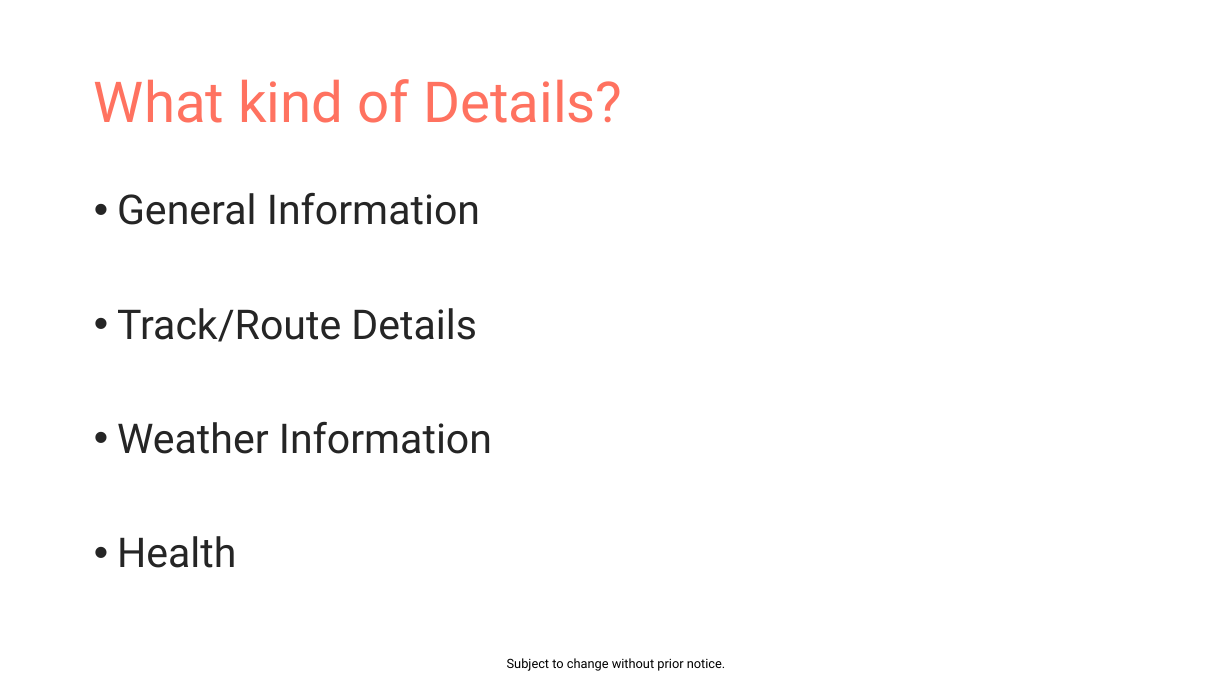
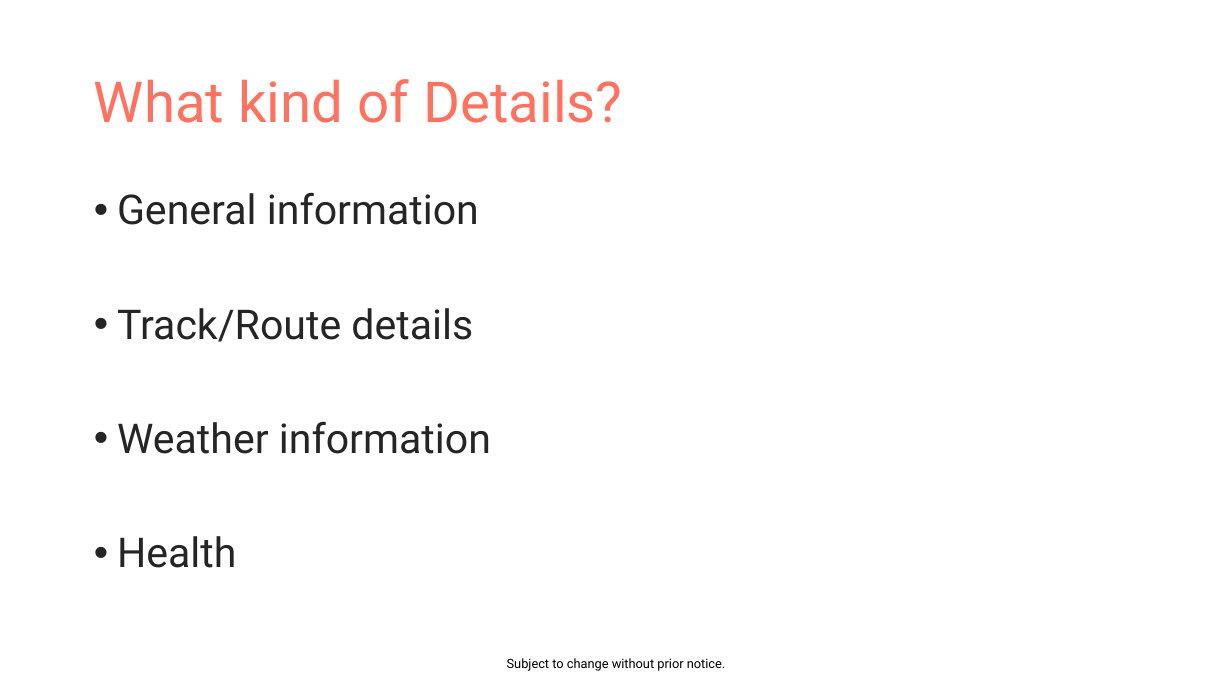
Before and after one commit to EvaJobst/MobileSports, a slide deck: slide 6 of Mountaineer.pptx. Drawn at 1232x693 pixels with LibreOffice and Linux fonts; fonts in the diff are those of the drawing. Boxes give left, top, right and bottom in pixels: in the first picture for what was removed or moved away, otherwise in the second. Text is boxed around its words. In the diff, an @@ line names an element or a change of style, - is before the commit and + after.

```diff
--- a/Mountaineer.pptx
+++ b/Mountaineer.pptx
@@ text at bbox=[117, 192, 491, 454]: text changed @@
-• General Information
-• Track/Route Details
-• Weather Information
+• General information
+• Track/Route details
+• Weather information
```
Also in this commit, not shown: 1 other slide changed.
